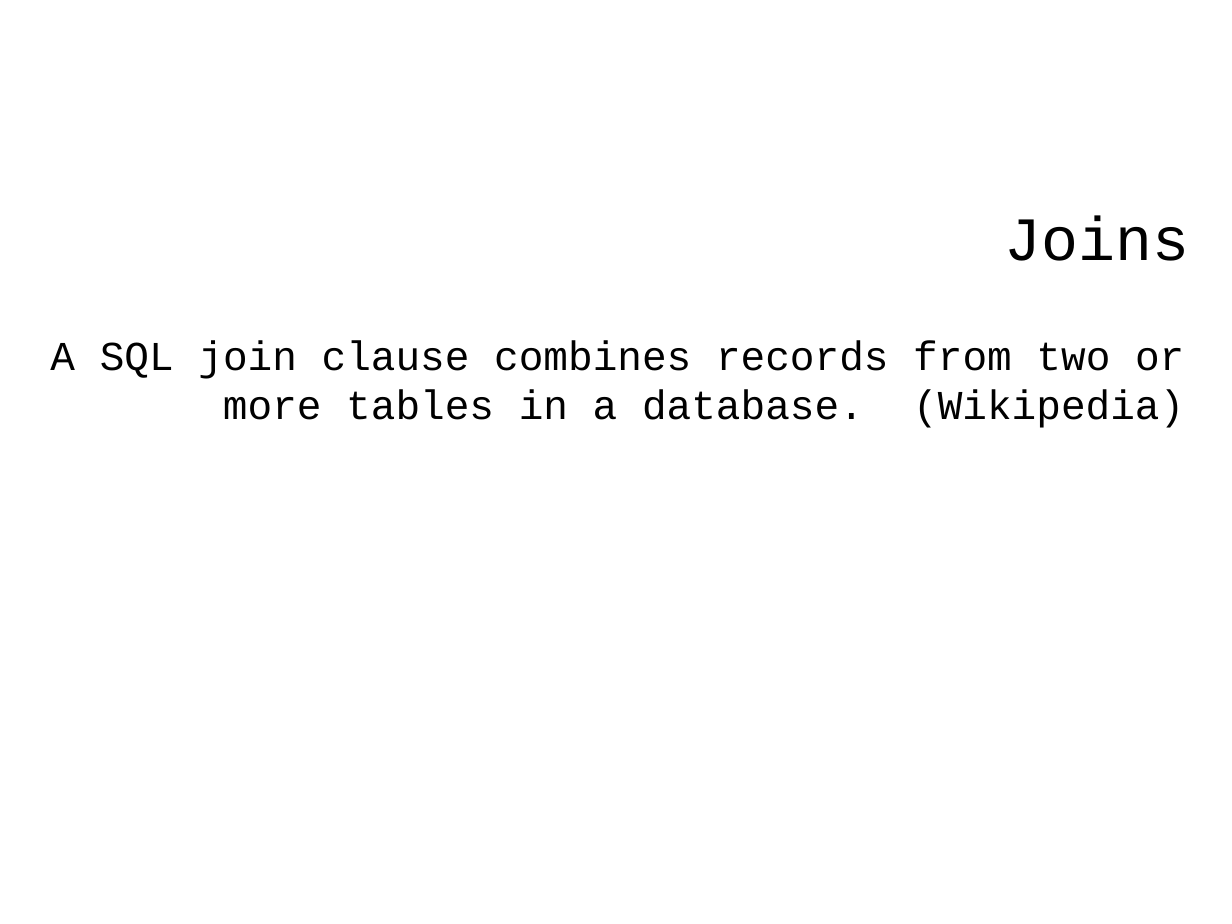
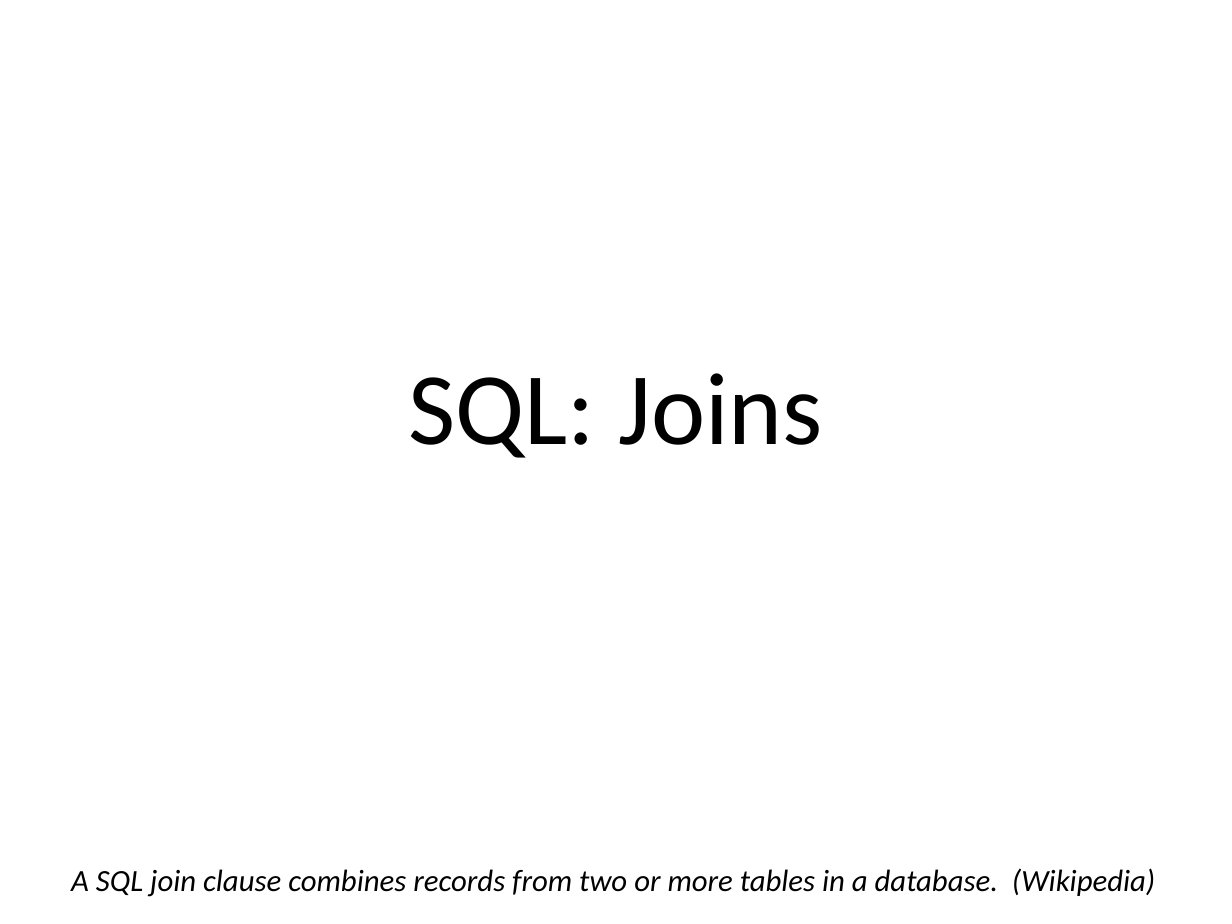
Before and after one commit to ipeirotis/introduction-to-databases, a slide deck: slide 1 of session4/C-SQL_Joins.pptx (slide 2 before the commit). Drawn at 1232x924 pixels with LibreOffice and Linux fonts; fonts in the diff are those of the drawing. Boxes give left, top, right and bottom in pixels: in the first picture for what was removed or moved away, otherwise in the second. Text is boxed around its words. In the diff, an @@ line names an element or a change of style, - is before the commit and + after.

```diff
--- a/session4/C-SQL_Joins.pptx
+++ b/session4/C-SQL_Joins.pptx
@@ title "SQL: Joins" at (x1=409, y1=373, x2=823, y2=458): vertical alignment top to bottom @@
@@ title at (x1=409, y1=373, x2=823, y2=458): text changed; size 36 to 60 pt; font Courier New to Calibri @@
-Joins
+SQL: Joins
@@ text "A SQL join clause combines ..." moved from (x1=50, y1=340, x2=1184, y2=428) to (x1=71, y1=868, x2=1155, y2=896) @@
@@ text "A SQL join clause combines ..." at (x1=71, y1=868, x2=1155, y2=896): size 24 to 18 pt, font Courier New to Calibri, italic on; alignment right to left @@
```
Also in this commit, not shown: 14 other slides changed, 2 slides added, 2 slides removed.
